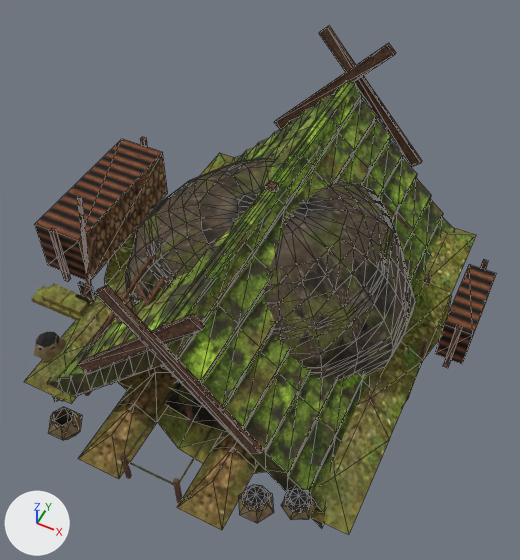
The glTF model apps/web/public/models/crafts/construction-moss.glb, before and after one commit.
Rendered twice from a 50 mm camera at (3.37, -7.13, 9.37) aimed at (-0.01, -0.37, 0.92). Every picture has the same lights, and +X, +Y and +Z are marked at lower left. The older version comes first. Mesh edges are drawn as thin lines on the coarser meshes. Vertices at exactly the same position are counted once.

Names of what the first picture shows: 'milir-cover-2', 'milir-cover-3', 'milir-top', 'uhlir-berms', 'uhlir-ridge', 'uhlir-thatch-2', 'uhlir-thatch-3', 'uhlir-thatch-4', 'uhlir-thatch-5', 'uhlir-thatch-6', 'uhlir-thatch-7', 'uhlir-wood' and 13 more.
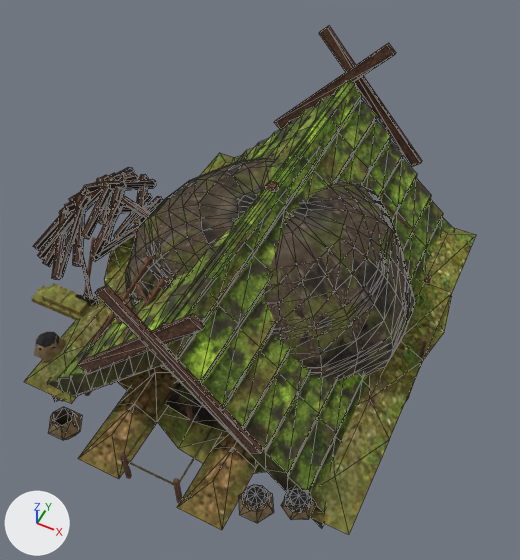
Boxes [x1, y1, x2, y2] around the edits, measured in the pictures (520 x 560 px):
```json
{"object": "uhlir-wood", "change": "reshaped", "before": [34, 137, 496, 440], "after": [33, 167, 163, 440], "on screen": "72% narrower, 10% shorter"}
{"part": 1, "of": "me_firewood_002", "change": "deleted", "before": [435, 265, 496, 364]}
{"part": 2, "of": "me_firewood_002", "change": "deleted", "before": [49, 228, 70, 282]}
{"part": 3, "of": "me_firewood_002", "change": "deleted", "before": [443, 325, 462, 368]}
{"part": 4, "of": "me_firewood_002", "change": "deleted", "before": [480, 259, 488, 270]}
{"part": 5, "of": "me_firewood_002", "change": "cut back", "before": [34, 137, 168, 281], "after": [33, 167, 163, 280]}
```

Edits to the scene script, one JSON object a line:
```json
{"block": "me_firewood_002", "where": "# used by ob_uhlir_wood; location = (0.0, 0.0, 0.0)"}
{"op": "remove", "block": "me_firewood_002", "code": "me_firewood_002.from_pydata(...)  # 73 vertices, 110 faces; spans x -3.9..3.28, y -3.79..1.7, z -0.1..1.12"}
{"op": "add", "block": "me_firewood_002", "code": "me_firewood_002.from_pydata(...)  # 325 vertices, 542 faces; spans x -4.39..-1.28, y -3.79..1.82, z -0.01..0.85"}
{"block": "me_firewood_002", "change": "me_firewood_002 part 1: the loose piece of 8 vertices spanning x 2.82..3.28, y 0.2..1.6, z 0.0..0.75 is deleted"}
{"block": "me_firewood_002", "change": "me_firewood_002 part 2: the loose piece of 8 vertices spanning x -3.49..-3.41, y -1.1..-1.02, z -0.1..1.12 is deleted"}
{"block": "me_firewood_002", "change": "me_firewood_002 part 3: the loose piece of 8 vertices spanning x 3.01..3.09, y 0.1..0.18, z -0.1..0.87 is deleted"}
{"block": "me_firewood_002", "change": "me_firewood_002 part 4: the loose piece of 8 vertices spanning x 3.01..3.09, y 1.62..1.7, z -0.1..0.87 is deleted"}
{"block": "me_firewood_002", "change": "me_firewood_002 part 5: 16 vertices removed from x -3.9..-3.0, y -1.0..1.7, z -0.1..1.12; 300 vertices added at x -4.39..-2.49, y -1.26..1.82, z -0.01..0.85"}
```
